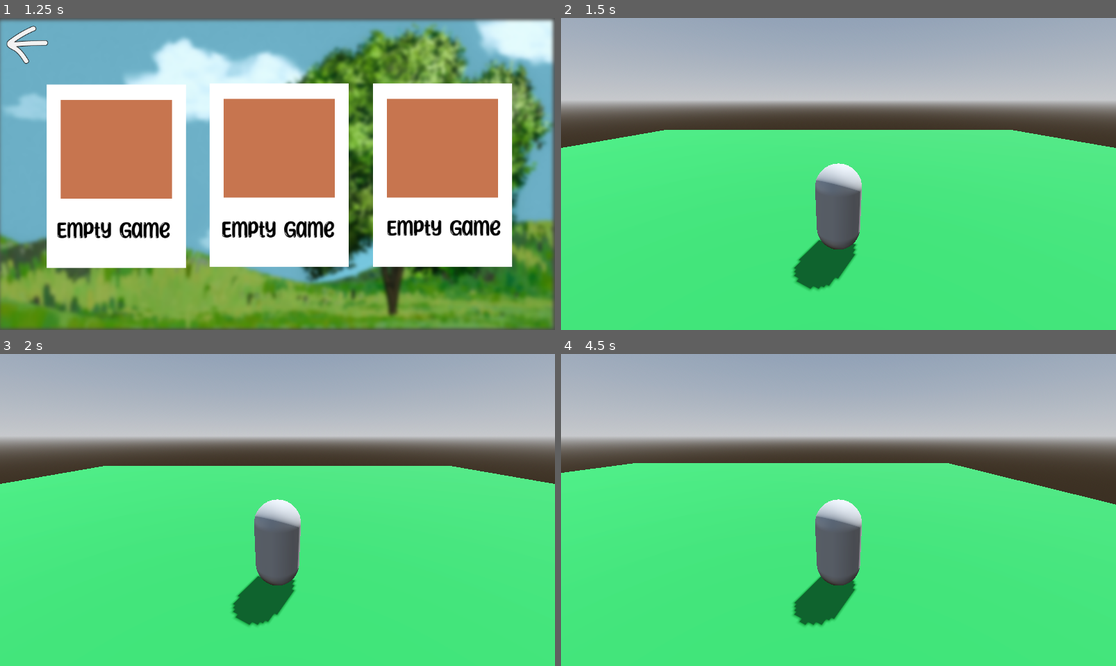
Above: before the commit, frames 1-4 (two rows, left to right).
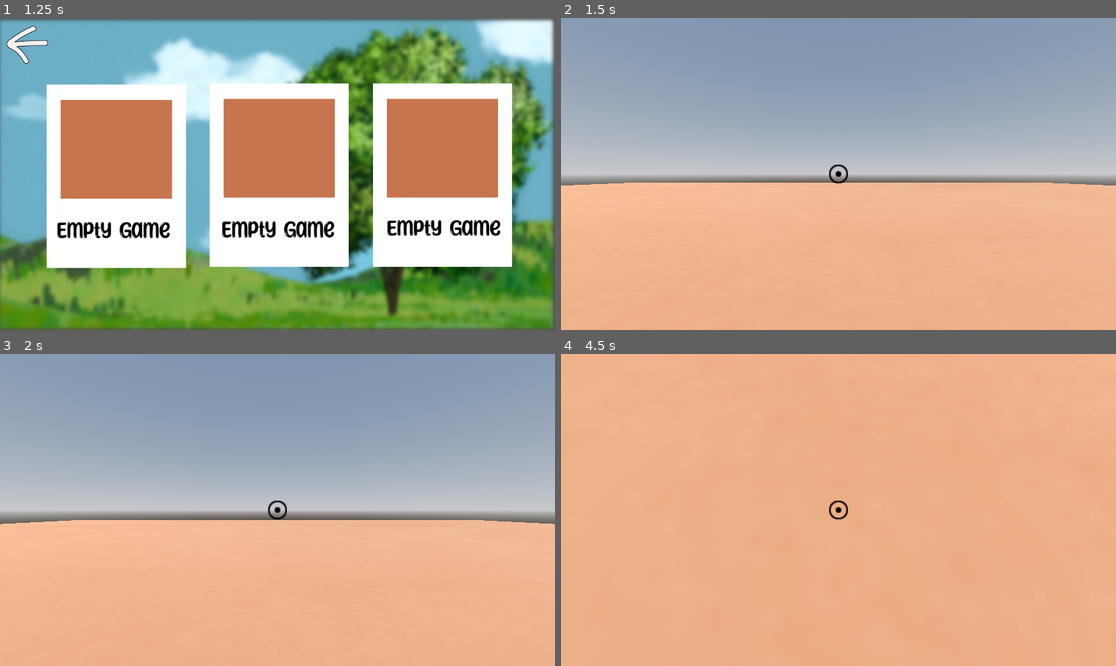
Above: after the commit, the same moments.

Repository: LAB2-PVP/Shutter-Hunt
Game: Godot game, scene res://GameUI_V1/MainMenu.tscn
Two runs of this game, one before a commit and one after it. Both use one fixed random seed, a clock stepped at 60 frames per second and the inputs below.
Inputs (mouse positions are in pixels of both pictures, inside the frame that each line leads up to):
- Up to frame 1 (1.25 s): click (133, 164) at 0.5 s
- Up to frame 2 (1.5 s): click (999, 170) at 1.25 s
- Up to frame 3 (2 s): no input
- Up to frame 4 (4.5 s): move the mouse to (960, 494) at 2.02 s; hold D (right) 2.03-2.78 s; hold Ctrl (crouch, bound only after the commit) 2.03-2.78 s; tap Space (jump, bound only after the commit) at 2.27, 2.57, 3.02, 3.05, 3.32, 3.6 s; tap E (interact, bound only after the commit) at 2.3, 2.85 s; move the mouse to (727, 525) at 2.77 s; hold S (backward) 2.78-3.53 s; move the mouse to (894, 441) at 3.52 s; hold D (right) 3.53-4.28 s; hold Ctrl (crouch, bound only after the commit) 3.53-4.28 s; move the mouse to (810, 572) at 4.27 s; hold W (forward) from 4.28 s (still down); tap Ctrl (crouch, bound only after the commit) at 4.35 s

Frame 1 is identical in both runs. In frame 2, 94% of the frame differs, in the area x 0-100%, y 2-100%; in frame 3, 94%; in frame 4, 100%, in the area x 0-100%, y 0-100%.

Commit message:
character and collision update
lul

Diff:
--- /dev/null
+++ b/interaction/interact_ray.gd
@@ -0,0 +1,17 @@
+extends RayCast3D
+
+@onready var prompt = $Prompt
+
+func _physics_process(_delta):
+
+	prompt.text = ""
+
+	if is_colliding():
+
+		var collider = get_collider()
+
+		if collider is Interactable:
+			prompt.text = collider.prompt_message
+
+			if Input.is_action_just_pressed("interact"):
+				collider.interact(owner)
--- /dev/null
+++ b/interaction/interact_ray.tscn
@@ -0,0 +1,21 @@
+[gd_scene load_steps=2 format=3 uid="uid://6lk1s4ivh3ob"]
+
+[ext_resource type="Script" path="res://interaction/interact_ray.gd" id="1_8k4k2"]
+
+[node name="InteractRay" type="RayCast3D"]
+target_position = Vector3(0, 0, -4)
+script = ExtResource("1_8k4k2")
+
+[node name="Prompt" type="Label" parent="."]
+anchors_preset = 14
+anchor_top = 0.5
+anchor_right = 1.0
+anchor_bottom = 0.5
+offset_top = 76.0
+offset_bottom = 121.0
+grow_horizontal = 2
+grow_vertical = 2
+theme_override_colors/font_outline_color = Color(0, 0, 0, 1)
+theme_override_font_sizes/font_size = 32
+text = "[SAMPLE TEXT]"
+horizontal_alignment = 1
--- /dev/null
+++ b/interaction/interactable.gd
@@ -0,0 +1,7 @@
+extends CollisionObject3D
+class_name Interactable
+
+@export var prompt_message = "Interact"
+
+func interact(body):
+	print(body.name, "interacted with ", name)
--- a/level.tscn
+++ b/level.tscn
@@ -1,6 +1,8 @@
-[gd_scene load_steps=7 format=3 uid="uid://2b5124mgtfbh"]
+[gd_scene load_steps=9 format=3 uid="uid://2b5124mgtfbh"]
 
 [ext_resource type="PackedScene" uid="uid://kino6p4np0mg" path="res://player.tscn" id="1_dn55a"]
+[ext_resource type="Texture2D" uid="uid://8dnosx46srxs" path="res://Aplinkos modelis + teksturos/Aplinkos teksturos/4K-brick_wall_12_baseColor.jpg" id="2_5ntof"]
+[ext_resource type="Texture2D" uid="uid://laxcp1d1qcj5" path="res://Aplinkos modelis + teksturos/Aplinkos teksturos/Clay001_1K-JPG_Color.jpg" id="3_cilp3"]
 
 [sub_resource type="ProceduralSkyMaterial" id="ProceduralSkyMaterial_2ypb3"]
 sky_horizon_color = Color(0.64625, 0.65575, 0.67075, 1)
@@ -15,34 +17,35 @@
 tonemap_mode = 2
 glow_enabled = true
 
-[sub_resource type="StandardMaterial3D" id="StandardMaterial3D_h7pr0"]
-albedo_color = Color(0.101961, 0.513726, 0.2, 1)
+[sub_resource type="StandardMaterial3D" id="StandardMaterial3D_hwdk4"]
+albedo_texture = ExtResource("2_5ntof")
 
-[sub_resource type="BoxShape3D" id="BoxShape3D_w0xbo"]
-size = Vector3(40, 0.5, 40)
+[sub_resource type="StandardMaterial3D" id="StandardMaterial3D_gx3kb"]
+albedo_texture = ExtResource("3_cilp3")
 
-[node name="Level" type="Node3D"]
+[node name="world" type="Node3D"]
 
 [node name="WorldEnvironment" type="WorldEnvironment" parent="."]
 environment = SubResource("Environment_s31fi")
 
-[node name="DirectionalLight3D" type="DirectionalLight3D" parent="."]
+[node name="Entities" type="Node3D" parent="."]
+
+[node name="Player" parent="Entities" instance=ExtResource("1_dn55a")]
+transform = Transform3D(1, 0, 0, 0, 1, 0, 0, 0, 1, 0, 1.12788, 0)
+
+[node name="map" type="Node3D" parent="."]
+
+[node name="DirectionalLight3D" type="DirectionalLight3D" parent="map"]
 transform = Transform3D(-0.866025, -0.433013, 0.25, 0, 0.5, 0.866025, -0.5, 0.75, -0.433013, 0, 0, 0)
 shadow_enabled = true
 
-[node name="Entities" type="Node3D" parent="."]
+[node name="scale" type="CSGBox3D" parent="map"]
+transform = Transform3D(1, 0, 0, 0, 1, 0, 0, 0, 1, 0, 1, 6.2)
+material_override = SubResource("StandardMaterial3D_hwdk4")
+use_collision = true
+size = Vector3(1, 2, 1)
 
-[node name="Player" parent="Entities" instance=ExtResource("1_dn55a")]
-
-[node name="Environment" type="Node3D" parent="."]
-
-[node name="StaticBody3D" type="StaticBody3D" parent="Environment"]
-
-[node name="CSGBox3D" type="CSGBox3D" parent="Environment/StaticBody3D"]
-transform = Transform3D(1, 0, 0, 0, 1, 0, 0, 0, 1, 0, -0.25, 0)
-size = Vector3(40, 0.5, 40)
-material = SubResource("StandardMaterial3D_h7pr0")
-
-[node name="CollisionShape3D" type="CollisionShape3D" parent="Environment/StaticBody3D"]
-transform = Transform3D(1, 0, 0, 0, 1, 0, 0, 0, 1, 0, -0.25, 0)
-shape = SubResource("BoxShape3D_w0xbo")
+[node name="CSGBox3D" type="CSGBox3D" parent="map"]
+material_override = SubResource("StandardMaterial3D_gx3kb")
+use_collision = true
+size = Vector3(100, 1, 100)
--- a/player.tscn
+++ b/player.tscn
@@ -1,21 +1,53 @@
-[gd_scene load_steps=4 format=3 uid="uid://kino6p4np0mg"]
+[gd_scene load_steps=5 format=3 uid="uid://kino6p4np0mg"]
 
 [ext_resource type="Script" path="res://player_movement.gd" id="1_8oetg"]
+[ext_resource type="Texture2D" uid="uid://nqwf607mjw34" path="res://crosshair.png" id="2_dvm5e"]
+[ext_resource type="PackedScene" uid="uid://6lk1s4ivh3ob" path="res://interaction/interact_ray.tscn" id="2_onl7i"]
 
-[sub_resource type="CapsuleMesh" id="CapsuleMesh_oldly"]
-
-[sub_resource type="CapsuleShape3D" id="CapsuleShape3D_vyav5"]
+[sub_resource type="CylinderShape3D" id="CylinderShape3D_gjkwa"]
 
 [node name="Player" type="CharacterBody3D"]
 script = ExtResource("1_8oetg")
 
-[node name="MeshInstance3D" type="MeshInstance3D" parent="."]
-transform = Transform3D(1, 0, 0, 0, 1, 0, 0, 0, 1, 0, 1, 0)
-mesh = SubResource("CapsuleMesh_oldly")
-
 [node name="CollisionShape3D" type="CollisionShape3D" parent="."]
 transform = Transform3D(1, 0, 0, 0, 1, 0, 0, 0, 1, 0, 1, 0)
-shape = SubResource("CapsuleShape3D_vyav5")
+shape = SubResource("CylinderShape3D_gjkwa")
 
-[node name="Camera3D" type="Camera3D" parent="."]
-transform = Transform3D(1, 0, 0, 0, 0.939693, 0.34202, 0, -0.34202, 0.939693, 0, 3.25, 4)
+[node name="head" type="Node3D" parent="."]
+
+[node name="Camera3D" type="Camera3D" parent="head"]
+transform = Transform3D(1, 0, 0, 0, 1, 0, 0, 0, 1, 0, 1.6, 0)
+
+[node name="InteractRay" parent="head" instance=ExtResource("2_onl7i")]
+transform = Transform3D(1, 0, 0, 0, 1, 0, 0, 0, 1, 0, 1.6, 0)
+
+[node name="visuals" type="Node3D" parent="."]
+
+[node name="UI" type="Control" parent="."]
+layout_mode = 3
+anchors_preset = 8
+anchor_left = 0.5
+anchor_top = 0.5
+anchor_right = 0.5
+anchor_bottom = 0.5
+offset_left = -20.0
+offset_top = -20.0
+offset_right = 20.0
+offset_bottom = 20.0
+grow_horizontal = 2
+grow_vertical = 2
+
+[node name="TextureRect" type="TextureRect" parent="UI"]
+layout_mode = 1
+anchors_preset = 8
+anchor_left = 0.5
+anchor_top = 0.5
+anchor_right = 0.5
+anchor_bottom = 0.5
+offset_left = -20.0
+offset_top = -20.0
+offset_right = 20.0
+offset_bottom = 20.0
+grow_horizontal = 2
+grow_vertical = 2
+texture = ExtResource("2_dvm5e")
--- a/player_movement.gd
+++ b/player_movement.gd
@@ -1,12 +1,69 @@
 extends CharacterBody3D
 
-@export var base_speed := 4.0
 
-var movement_input := Vector2.ZERO
+@export var speed = 10.0
+@export var crouch_speed = 5.0
+@export var accel = 16.0
+@export var jump = 4.5
+@export var crouch_height = 1.0
+@export var crouch_transition = 8.0
+@export var sensitivity = 0.5
+@export var min_angle = -80
+@export var max_angle = 80
 
-func _physics_process(_delta: float) -> void:
+@onready var head = $head
+@onready var collision_shape = $CollisionShape3D
+@onready var top_cast = $TopCast
 
-	movement_input = Input.get_vector("left", "right", "forward", "backward")
-	velocity = Vector3 (movement_input. x, 0, movement_input.y) * base_speed
+var gravity = ProjectSettings.get_setting("physics/3d/default_gravity")
+var look_rot : Vector2
+var stand_height : float
+
+func _ready() -> void:
+	stand_height = collision_shape.shape.height
+	Input.set_mouse_mode(Input.MOUSE_MODE_CAPTURED)
+
+func _physics_process(delta: float) -> void:
+	var move_speed = speed
+	if not is_on_floor():
+		velocity += get_gravity() * delta
+	else:
+		if Input.is_action_just_pressed("jump"):
+			velocity.y = jump
+		elif Input.is_action_pressed("crouch"):
+			move_speed = crouch_speed
+			crouch(delta)
+		else:
+			crouch(delta, true)
+
+	if Input.is_action_just_pressed("jump") and is_on_floor():
+		velocity.y = jump
+
+	var input_dir := Input.get_vector("left", "right", "forward", "backward")
+	var direction := (transform.basis * Vector3(input_dir.x, 0, input_dir.y)).normalized()
+	if direction:
+		velocity.x = lerp(velocity.x, direction.x * move_speed, accel * delta)
+		velocity.z = lerp(velocity.z, direction.z * move_speed, accel * delta)
+	else:
+		velocity.x = lerp(velocity.x, 0.0, accel * delta)
+		velocity.z = lerp(velocity.x, 0.0, accel * delta)
 
 	move_and_slide()
+
+	var plat_rot = get_platform_angular_velocity()
+	look_rot.y += rad_to_deg(plat_rot.y * delta)
+	head.rotation_degrees.x = look_rot.x
+	rotation_degrees.y = look_rot.y
+
+func _input(event):
+	if event is InputEventMouseMotion:
+		look_rot.y -= (event.relative.x * sensitivity)
+		look_rot.x -= (event.relative.y * sensitivity)
+		look_rot.x = clamp(look_rot.x, min_angle, max_angle)
+
+func crouch(delta : float, reverse = false):
+	var target_height : float = crouch_height if not reverse else stand_height
+
+	collision_shape.shape.height = target_height
+	collision_shape.position.y = target_height * 0.5
+	head.position.y = lerp(head.position.y, target_height - 1, crouch_transition * delta)
--- a/project.godot
+++ b/project.godot
@@ -45,3 +45,23 @@
 , Object(InputEventKey,"resource_local_to_scene":false,"resource_name":"","device":-1,"window_id":0,"alt_pressed":false …(186 unchanged characters)…
 ]
 }
+sprint={
+"deadzone": 0.5,
+"events": [Object(InputEventKey,"resource_local_to_scene":false,"resource_name":"","device":-1,"window_id":0,"alt_pressed":false,"shift_pressed":false,"ctrl_pressed":false,"meta_pressed":false,"pressed":false,"keycode":0,"physical_keycode":4194325,"key_label":0,"unicode":0,"location":0,"echo":false,"script":null)
+]
+}
+crouch={
+"deadzone": 0.5,
+"events": [Object(InputEventKey,"resource_local_to_scene":false,"resource_name":"","device":-1,"window_id":0,"alt_pressed":false,"shift_pressed":false,"ctrl_pressed":false,"meta_pressed":false,"pressed":false,"keycode":0,"physical_keycode":4194326,"key_label":0,"unicode":0,"location":0,"echo":false,"script":null)
+]
+}
+interact={
+"deadzone": 0.5,
+"events": [Object(InputEventKey,"resource_local_to_scene":false,"resource_name":"","device":-1,"window_id":0,"alt_pressed":false,"shift_pressed":false,"ctrl_pressed":false,"meta_pressed":false,"pressed":false,"keycode":0,"physical_keycode":69,"key_label":0,"unicode":101,"location":0,"echo":false,"script":null)
+]
+}
+jump={
+"deadzone": 0.5,
+"events": [Object(InputEventKey,"resource_local_to_scene":false,"resource_name":"","device":-1,"window_id":0,"alt_pressed":false,"shift_pressed":false,"ctrl_pressed":false,"meta_pressed":false,"pressed":false,"keycode":0,"physical_keycode":32,"key_label":0,"unicode":32,"location":0,"echo":false,"script":null)
+]
+}
Not shown, added: Aplinkos modelis + teksturos/Aplinkos teksturos/4K-brick_wall_12_baseColor.jpg.import
Not shown, added: Aplinkos modelis + teksturos/Aplinkos teksturos/4K-brick_wall_12_normal.jpg.import
Not shown, added: Aplinkos modelis + teksturos/Aplinkos teksturos/4K-brick_wall_12_roughness.png.import
Not shown, added: Aplinkos modelis + teksturos/Aplinkos teksturos/Clay001_1K-JPG_Color.jpg.import
Not shown, added: Aplinkos modelis + teksturos/Aplinkos teksturos/Clay001_1K-JPG_Displacement.jpg.import
Not shown, added: Aplinkos modelis + teksturos/Aplinkos teksturos/Clay001_1K-JPG_Roughness.png.import
Not shown, added: Aplinkos modelis + teksturos/Aplinkos teksturos/Fabric064_1K-JPG_Color.jpg.import
Not shown, added: Aplinkos modelis + teksturos/Aplinkos teksturos/Fabric064_1K-JPG_Displacement.jpg.import
Not shown, added: Aplinkos modelis + teksturos/Aplinkos teksturos/Fabric064_1K-JPG_Roughness.png.import
Not shown, added: Aplinkos modelis + teksturos/Aplinkos teksturos/Grass004_1K-JPG_Color.jpg.import
Not shown, added: Aplinkos modelis + teksturos/Aplinkos teksturos/Grass004_1K-JPG_Displacement.jpg.import
Not shown, added: Aplinkos modelis + teksturos/Aplinkos teksturos/Grass004_1K-JPG_Roughness.png.import
(and 28 more such lines)
